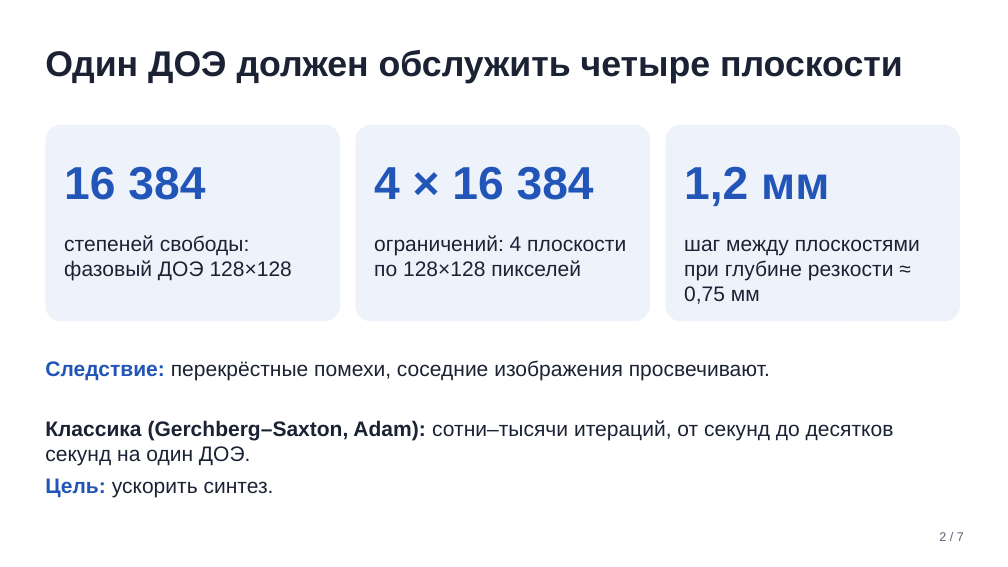
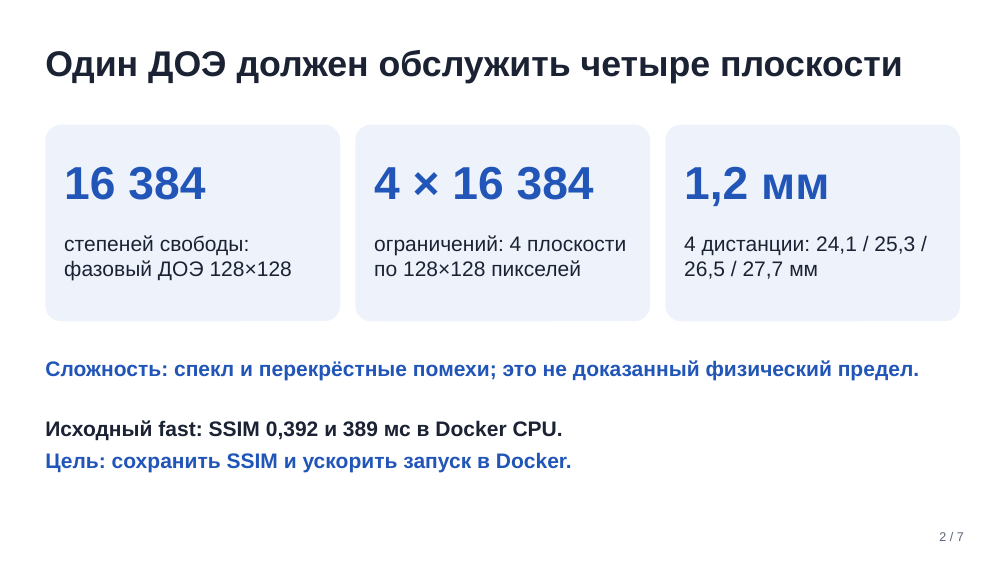
Before and after one commit to Danila331/fotonika-mifi, a slide deck: slide 2 of presentation/presentation.pptx. Drawn at 1008x567 pixels with LibreOffice and Linux fonts; fonts in the diff are those of the drawing. Boxes give left, top, right and bottom in pixels: in the first picture for what was removed or moved away, otherwise in the second. Text is boxed around its words. In the diff, an @@ line names an element or a change of style, - is before the commit and + after.

```diff
--- a/presentation/presentation.pptx
+++ b/presentation/presentation.pptx
@@ text at box(684, 236, 915, 279): text changed @@
-шаг между плоскостями при глубине резкости ≈ 0,75 мм
+4 дистанции: 24,1 / 25,3 / 26,5 / 27,7 мм
@@ text at box(45, 360, 919, 380): text changed; text colour #1B2233 to #2255B8; bold on @@
-Следствие: перекрёстные помехи, соседние изображения просвечивают.
+Сложность: спекл и перекрёстные помехи; это не доказанный физический предел.
@@ text at box(45, 420, 572, 472): text changed; text colour #1B2233 to #2255B8; bold on @@
-Классика (Gerchberg–Saxton, Adam): сотни–тысячи итераций, от секунд до десятков секунд на один ДОЭ.
-Цель: ускорить синтез.
+Исходный fast: SSIM 0,392 и 389 мс в Docker CPU.
+Цель: сохранить SSIM и ускорить запуск в Docker.
```
Also in this commit, not shown: 5 other slides changed, 1 slide added, 1 slide removed, 52 other files.
